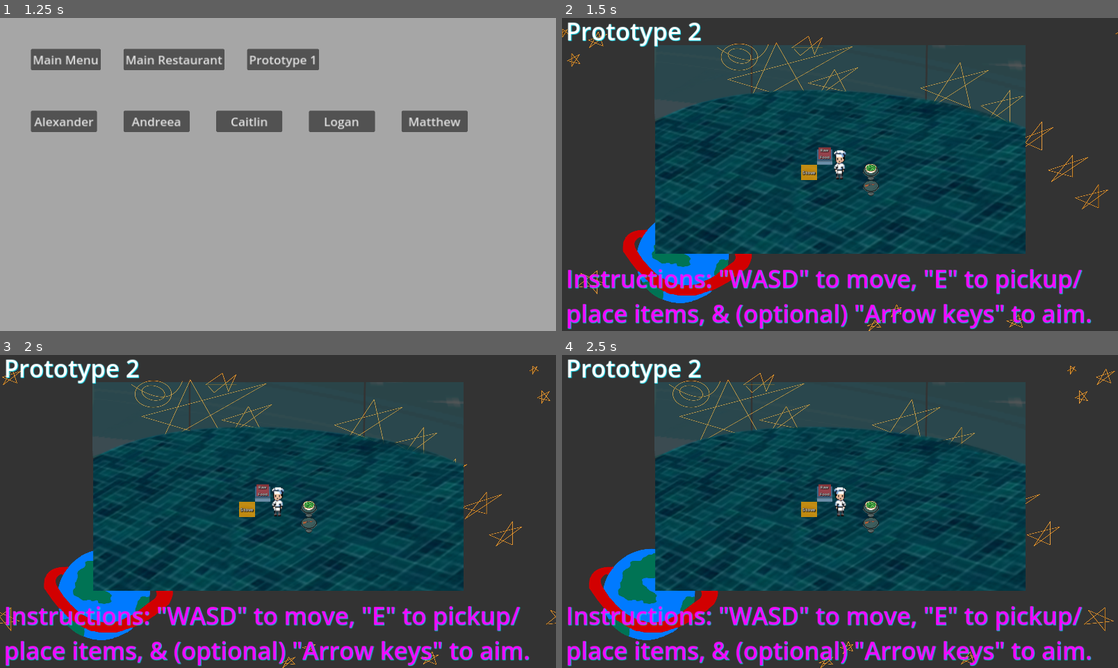
Above: before the commit, frames 1-4 (two rows, left to right).
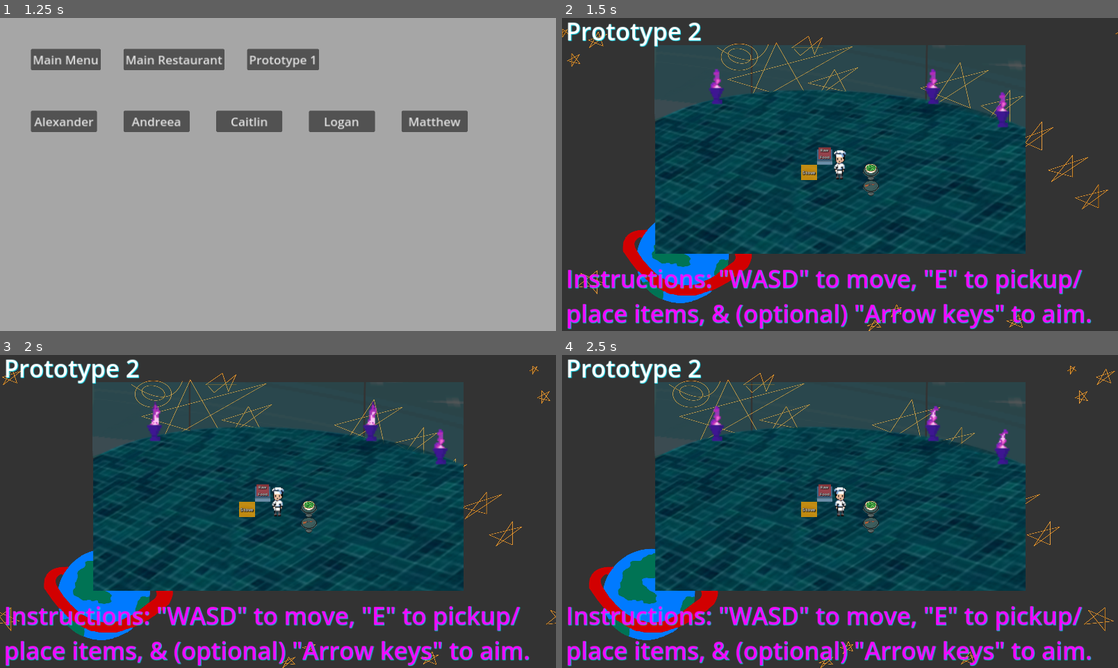
Above: after the commit, the same moments.

Repository: Alexander-Worley/Outer-Plates
Game: Godot game, scene res://Scenes/MainMenu/mainMenu.tscn
The game is run twice, just before and just after one commit, with the same random seed, the same clock (stepped at 60 frames per second) and the same inputs.
Inputs (mouse positions are in pixels of both pictures, inside the frame that each line leads up to):
- Up to frame 1 (1.25 s): click (278, 246) at 0.5 s
- Up to frame 2 (1.5 s): click "Main Restaurant" at 1.25 s
- Up to frame 3 (2 s): no input
- Up to frame 4 (2.5 s): hold Right (face_right) from 2.03 s (still down); hold E (pickup) from 2.03 s (still down)

Frame 1 is identical in both runs. In frame 2, 0.5% of the frame differs, in the area x 26-81%, y 16-35%; in frame 3, 0.5%, in the area x 26-81%, y 14-35%; in frame 4, 0.5%.

Commit message:
Added Lava Lamps with randomized animations
Closes #27

Diff:
--- /dev/null
+++ b/Scenes/Restaurant/Environment/lavaLamp.tscn
@@ -0,0 +1,72 @@
+[gd_scene load_steps=9 format=3 uid="uid://cuek2wfflpv5k"]
+
+[ext_resource type="Texture2D" uid="uid://dkc77mm2etev4" path="res://Assets/Environment/Ambiance/lava-lamp-spritesheet.png" id="1_6avh4"]
+
+[sub_resource type="RectangleShape2D" id="RectangleShape2D_ef7lx"]
+size = Vector2(16, 16)
+
+[sub_resource type="AtlasTexture" id="AtlasTexture_kxyo6"]
+atlas = ExtResource("1_6avh4")
+region = Rect2(0, 0, 32, 32)
+
+[sub_resource type="AtlasTexture" id="AtlasTexture_7nhg3"]
+atlas = ExtResource("1_6avh4")
+region = Rect2(32, 0, 32, 32)
+
+[sub_resource type="AtlasTexture" id="AtlasTexture_0exmk"]
+atlas = ExtResource("1_6avh4")
+region = Rect2(64, 0, 32, 32)
+
+[sub_resource type="AtlasTexture" id="AtlasTexture_hucok"]
+atlas = ExtResource("1_6avh4")
+region = Rect2(96, 0, 32, 32)
+
+[sub_resource type="SpriteFrames" id="SpriteFrames_5lsgv"]
+animations = [{
+"frames": [{
+"duration": 1.0,
+"texture": SubResource("AtlasTexture_kxyo6")
+}, {
+"duration": 1.0,
+"texture": SubResource("AtlasTexture_7nhg3")
+}, {
+"duration": 1.0,
+"texture": SubResource("AtlasTexture_0exmk")
+}, {
+"duration": 1.0,
+"texture": SubResource("AtlasTexture_hucok")
+}],
+"loop": true,
+"name": &"Animation",
+"speed": 5.0
+}]
+
+[sub_resource type="GDScript" id="GDScript_to42l"]
+script/source = "extends AnimatedSprite2D
+
+const NUM_FRAMES: int = 4
+@onready var animationTimer = $AnimationTimer
+
+func _ready():
+	animationTimer.start()
+	animationTimer.connect(\"timeout\", Callable(self, \"_on_animationTimer_timeout\"))
+
+func _on_animationTimer_timeout():
+	frame = randi() % NUM_FRAMES
+"
+
+[node name="LavaLamp" type="StaticBody2D"]
+
+[node name="CollisionShape2D" type="CollisionShape2D" parent="."]
+shape = SubResource("RectangleShape2D_ef7lx")
+
+[node name="AnimatedSprite2D" type="AnimatedSprite2D" parent="."]
+position = Vector2(0, -40)
+scale = Vector2(3, 3)
+sprite_frames = SubResource("SpriteFrames_5lsgv")
+animation = &"Animation"
+frame_progress = 0.416373
+script = SubResource("GDScript_to42l")
+
+[node name="AnimationTimer" type="Timer" parent="AnimatedSprite2D"]
+wait_time = 0.25
--- a/Scenes/Restaurant/restaurant.tscn
+++ b/Scenes/Restaurant/restaurant.tscn
@@ -9,6 +9,7 @@
 [ext_resource type="Texture2D" uid="uid://w6mky47wi66h" path="res://Assets/Interactables/PlainSurfaces/square-counter.png" id="5_rtq4x"]
 [ext_resource type="PackedScene" uid="uid://r0sqnmyx2q5r" path="res://Scenes/Restaurant/TestItems/testWeapon.tscn" id="6_0lq2q"]
 [ext_resource type="PackedScene" uid="uid://dtdmt8ydsnyci" path="res://Scenes/Restaurant/TestItems/testFoodForStove.tscn" id="6_uutht"]
+[ext_resource type="PackedScene" uid="uid://cuek2wfflpv5k" path="res://Scenes/Restaurant/Environment/lavaLamp.tscn" id="10_f2two"]
 
 [sub_resource type="RectangleShape2D" id="RectangleShape2D_kn11v"]
 size = Vector2(20, 442)
@@ -18,14 +19,16 @@
 
 [node name="Restaurant" type="Node2D"]
 
-[node name="BGrestaurant" parent="." instance=ExtResource("1_8ks8p")]
+[node name="Environment" type="Node2D" parent="."]
 
-[node name="Diner-background" type="Sprite2D" parent="BGrestaurant"]
+[node name="BGrestaurant" parent="Environment" instance=ExtResource("1_8ks8p")]
+
+[node name="Diner-background" type="Sprite2D" parent="Environment/BGrestaurant"]
 position = Vector2(576, 272)
 scale = Vector2(1.2, 1.2)
 texture = ExtResource("2_6veqw")
 
-[node name="Prototype 2" type="Label" parent="BGrestaurant"]
+[node name="Prototype 2" type="Label" parent="Environment/BGrestaurant"]
 offset_left = 8.0
 offset_top = -8.0
 offset_right = 292.0
@@ -36,7 +39,7 @@
 text = "Prototype 2"
 metadata/_edit_use_anchors_ = true
 
-[node name="Instructions" type="Label" parent="BGrestaurant"]
+[node name="Instructions" type="Label" parent="Environment/BGrestaurant"]
 offset_left = 8.0
 offset_top = 504.0
 offset_right = 1152.0
@@ -46,6 +49,15 @@
 theme_override_font_sizes/font_size = 50
 text = "Instructions: \"WASD\" to move, \"E\" to pickup/
 place items, & (optional) \"Arrow keys\" to aim."
+
+[node name="LavaLamp" parent="Environment" instance=ExtResource("10_f2two")]
+position = Vector2(320, 176)
+
+[node name="LavaLamp2" parent="Environment" instance=ExtResource("10_f2two")]
+position = Vector2(768, 176)
+
+[node name="LavaLamp3" parent="Environment" instance=ExtResource("10_f2two")]
+position = Vector2(912, 224)
 
 [node name="Boundaries" type="Node2D" parent="."]
 
Not shown: 1 places in Scenes/Restaurant/restaurant.tscn that only renumber resources
